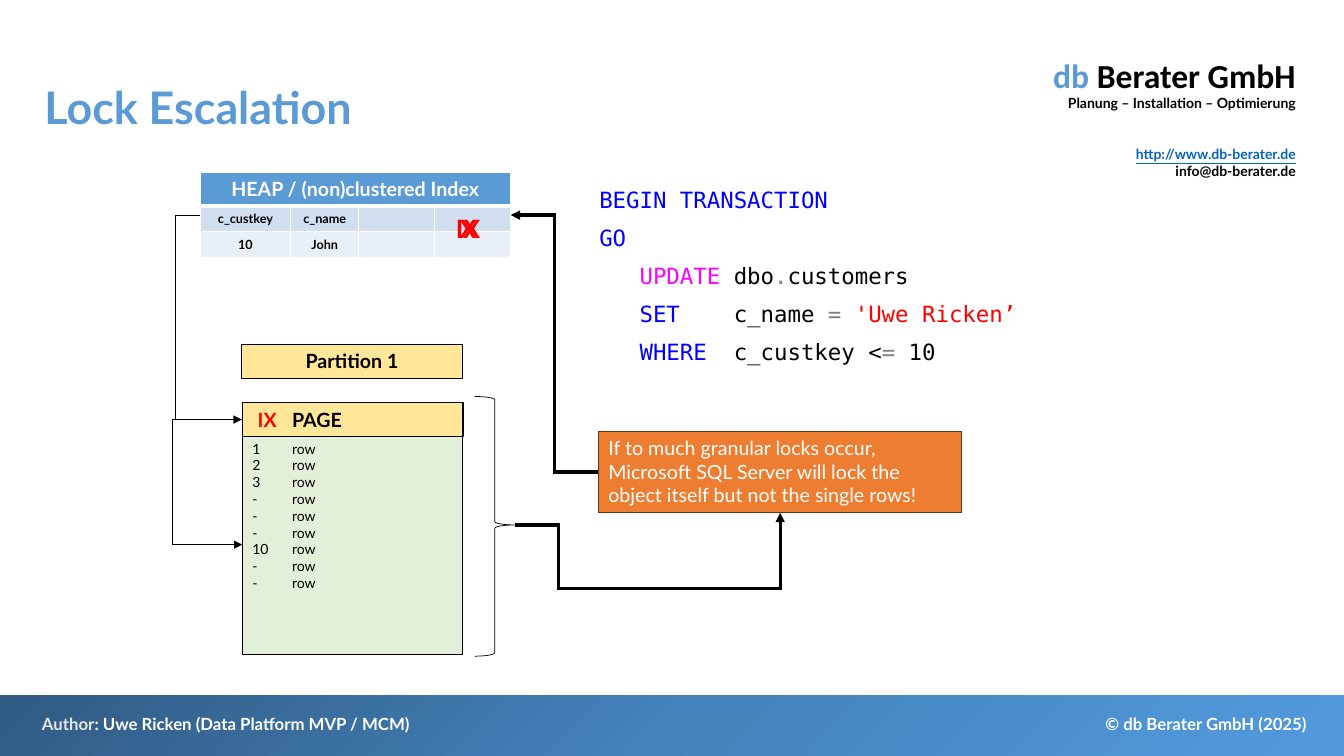
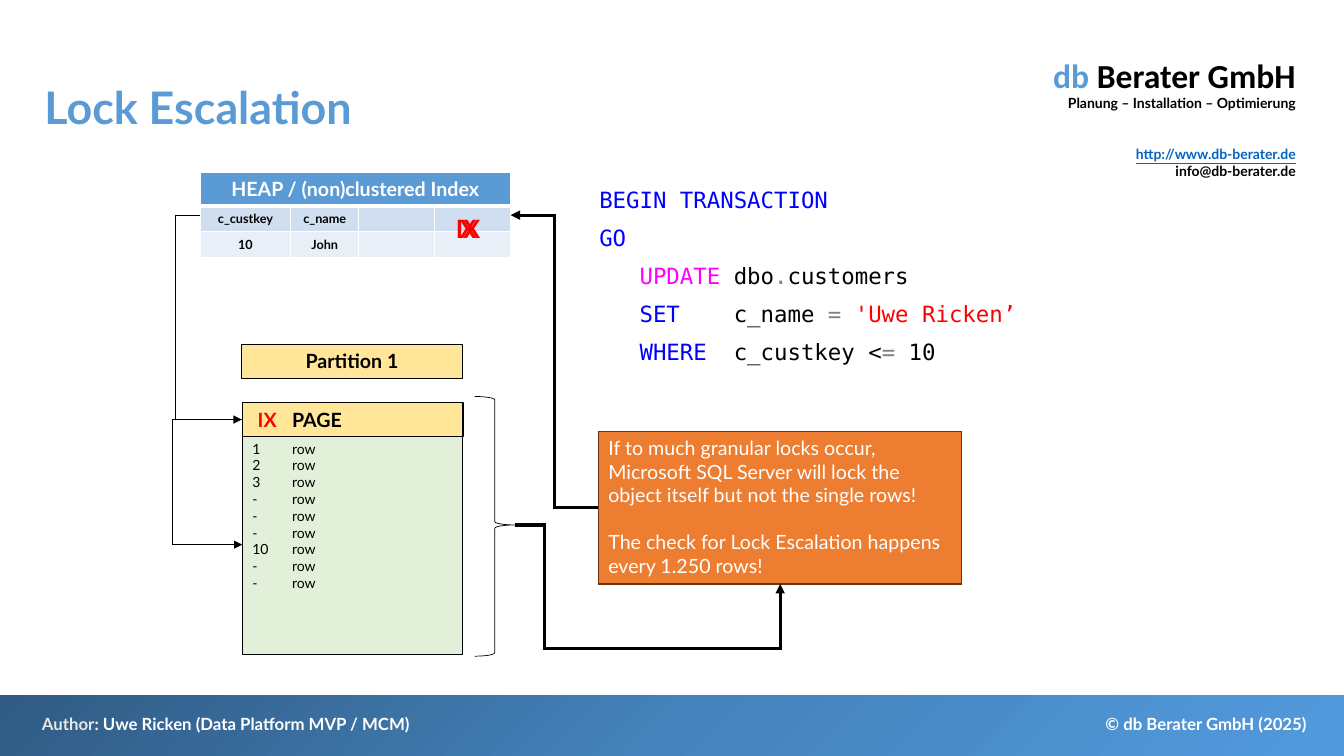
Before and after one commit to db-berater/solving-deadlock-scenarios, a slide deck: slide 11 of 01 - Documents and Preparation/Solving Deadlock Scenarios - EN.pptx (slide 10 before the commit). Drawn at 1344x756 pixels with LibreOffice and Linux fonts; fonts in the diff are those of the drawing. Boxes give left, top, right and bottom in pixels: in the first picture for what was removed or moved away, otherwise in the second. Text is boxed around its words. In the diff, an @@ line names an element or a change of style, - is before the commit and + after.

```diff
--- a/01 - Documents and Preparation/Solving Deadlock Scenarios - EN.pptx
+++ b/01 - Documents and Preparation/Solving Deadlock Scenarios - EN.pptx
@@ elbow arrow moved from (599, 472) - (511, 215) to (599, 508) - (511, 215) @@
@@ rectangle "If to much granular locks ...": place and size @@
-rectangle "If to much granular locks ..." at <box>599,432,963,513</box>
+rectangle "If to much granular locks ..." at <box>599,432,963,584</box>
@@ elbow arrow moved from (515, 525) - (780, 513) to (515, 525) - (780, 584) @@
@@ text in rectangle at <box>608,534,941,577</box>: paragraph added @@
+The check for Lock Escalation happens every 1.250 rows!
```
Also in this commit, not shown: 6 other slides changed, 4 slides added, 13 other files.
